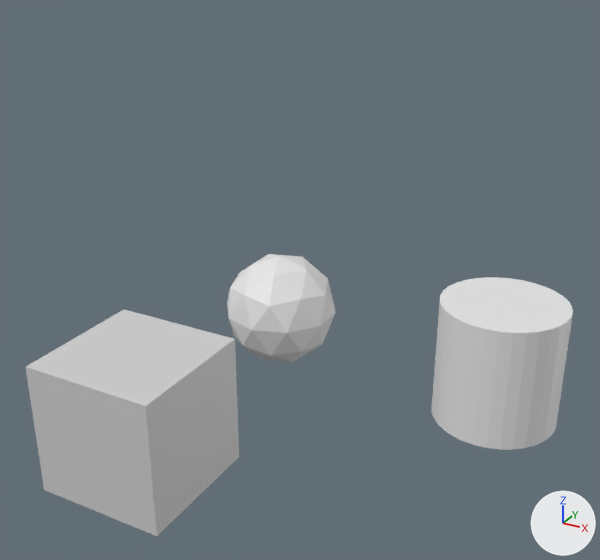
Two versions of the COLLADA model models/hiyerdeneme.dae, one commit apart.
Rendered twice from a camera (50 mm lens) standing at (6.82, -7.69, 6.47) and looking at (0.59, 3.65, 0.8). Lighting does not change. The marker at lower right points along +X, +Y and +Z. Where no turn or scale is listed for an object, it has been applied to the vertices.
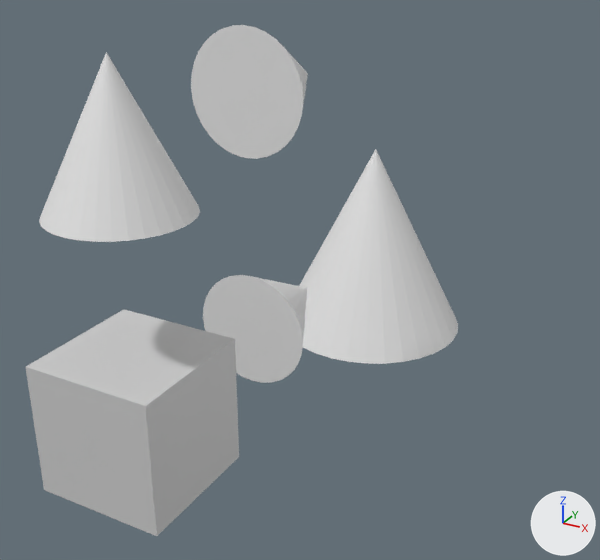
What differs and where, as boxes (x1, y1, x2, y2) in the pictures (600 x 560 px):
'Cylinder', deleted: before (431, 277, 573, 450)
'Cone_003', added: after (299, 149, 458, 364)
'Cone', added: after (39, 52, 200, 242)
'Cone_001', added: after (191, 25, 308, 159)
'Icosphere', reshaped, moved: before (227, 254, 336, 362); after (203, 275, 307, 383)

The change, as a list of edits to the scene's bpy script:
```text
Change me_icosphere:
    used by ob_icosphere; parent = ob_cube; location = (0.0, 4.0, 0.0)
    remove me_icosphere.from_pydata(...)  # 42 vertices, 80 faces; spans x -0.95..0.95, y -1.0..1.0, z -1.0..1.0
    add me_icosphere.from_pydata(...)  # 33 vertices, 62 faces; spans x -1.0..1.0, y -1.0..1.0, z -1.0..1.0
    me_icosphere part 1
    41 vertices are removed from x -0.95..0.95, y -1.0..1.0, z -1.0..0.85
    80 faces are deleted
    32 vertices are added at x -1.0..1.0, y -1.0..1.0, z -1.0
    62 new faces join them
Add me_cone:
    me_cone.from_pydata(...)  # a 32-sided cone pointing to +z spanning x -1.0..1.0, y -1.0..1.0, z -1.0..1.0
Add me_cone_003:
    me_cone_003.from_pydata(...)  # a 32-sided cone pointing to +z spanning x -2.0..2.0, y -2.0..2.0, z -2.0..2.0
Change ob_icosphere:
    ob_icosphere.parent: ob_cube -> ob_cone_001
Remove ob_cylinder:
    ob_cylinder = bpy.data.objects.new('Cylinder', me_cylinder)
    ob_cylinder.location = (4.0, 4.0, 0.0)
Add ob_cone_001:
    ob_cone_001 = bpy.data.objects.new('Cone_001', me_cone.copy())
    ob_cone_001.parent = ob_cone
    ob_cone_001.location = (0.0, 4.0, 0.0)
    ob_cone_001.rotation_euler = (-1.571, 0.0, 0.0)  # degrees (-90, 0, 0)
Add ob_cone:
    ob_cone = bpy.data.objects.new('Cone', me_cone)
    ob_cone.parent = ob_cube
    ob_cone.location = (0.0, 0.0, 4.0)
Add ob_cone_003:
    ob_cone_003 = bpy.data.objects.new('Cone_003', me_cone_003)
    ob_cone_003.location = (0.0, 8.0, 0.0)
```
